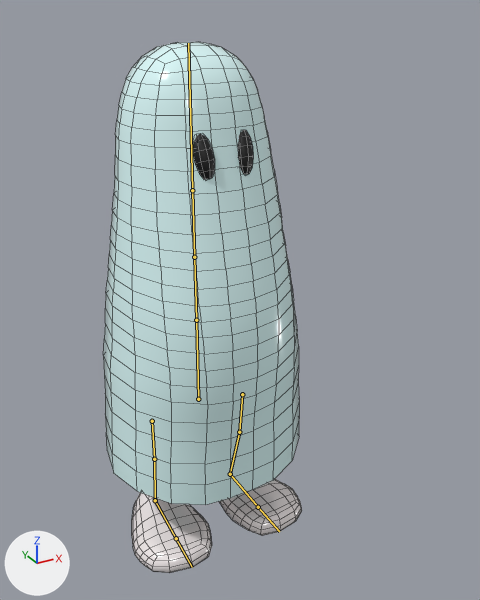
Before and after pictures for a commit that changed the Blender file Blender/Character.blend.
Rendered twice from a 50 mm lens placed at (-1.39, -3.03, 2.87), pointed at (0.18, -0.18, 1.44). The lights are fixed; the arrows at lower left show +X, +Y and +Z. The bones that bend it are drawn over the model as lines. Mesh edges are drawn as thin lines.

Objects in the first picture: 'MeshCharacter', 'MeshLegs'.
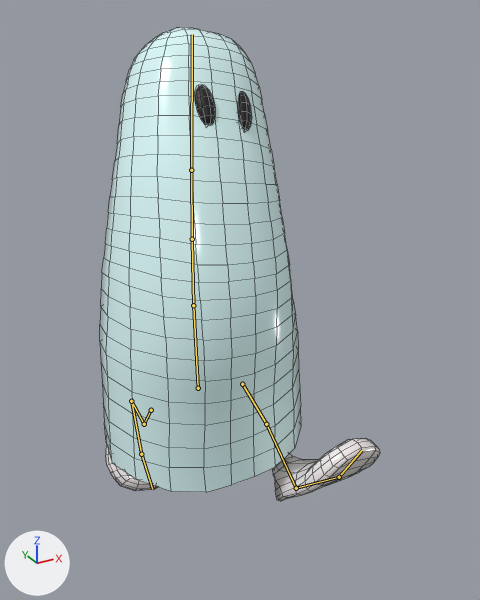
The newer file adds an action. The first version stands in its rest pose; the second is drawn at frame 12 of the action 'Walk'.

Where the change shows, as pixel boxes [x1, y1, x2, y2] in the pictures (480 x 600 px):
'MeshCharacter', posed: before [103, 42, 299, 505]; after [100, 27, 301, 492]
'MeshLegs', posed (61% wider, 33% shorter): before [132, 479, 302, 573]; after [106, 438, 380, 501]
bone 'Hip', root to tip: before (198, 399) to (196, 320); after (198, 388) to (193, 305)
bone 'Toes.L', root to tip: before (258, 507) to (279, 531); after (339, 477) to (362, 450)
bone 'Spine_1', root to tip: before (196, 320) to (194, 257); after (193, 305) to (192, 239)
bone 'Spine_2', root to tip: before (194, 257) to (192, 190); after (192, 239) to (191, 170)
bone 'Head', root to tip: before (192, 190) to (188, 43); after (191, 170) to (192, 34)
bone 'Toes.R', root to tip: before (176, 538) to (192, 567); after (141, 454) to (152, 489)

The edits, one by one:
Bone 'Hip' (bone_hip) moves from (0.0, 0.0, 0.0) to (-0.012, 0.089, 0.02).
Bone 'Hip' (bone_hip) turns from (0, 0, 0) to (-3, 0, 0) degrees about its own x, y and z.
Bone 'Toes.L' (bone_toes_l) turns from (0, 0, 0) to (0, -2, 23) degrees about its own x, y and z.
Bone 'Spine_1' (bone_spine_1) turns from (0, 0, 0) to (-3, 0, -3) degrees about its own x, y and z.
Bone 'Spine_2' (bone_spine_2) turns from (0, 0, 0) to (-6, 1, -3) degrees about its own x, y and z.
Bone 'Head' (bone_head) turns from (0, 0, 0) to (-7, 0, -4) degrees about its own x, y and z.
Bone 'Toes.R' (bone_toes_r) turns from (0, 0, 0) to (-5, 0, -22) degrees about its own x, y and z.
Bone 'LegController.L' (bone_legcontroller_l) moves from (0.0, 0.0, 0.0) to (0.306, -0.642, -0.074).
Bone 'LegController.L' (bone_legcontroller_l) turns from (0, 0, 0) to (-14, -1, 43) degrees about its own x, y and z.
Bone 'LegController.R' (bone_legcontroller_r) moves from (0.0, 0.0, 0.0) to (-0.478, 0.426, 0.057).
Bone 'LegController.R' (bone_legcontroller_r) turns from (0, 0, 0) to (-3, -15, 59) degrees about its own x, y and z.
